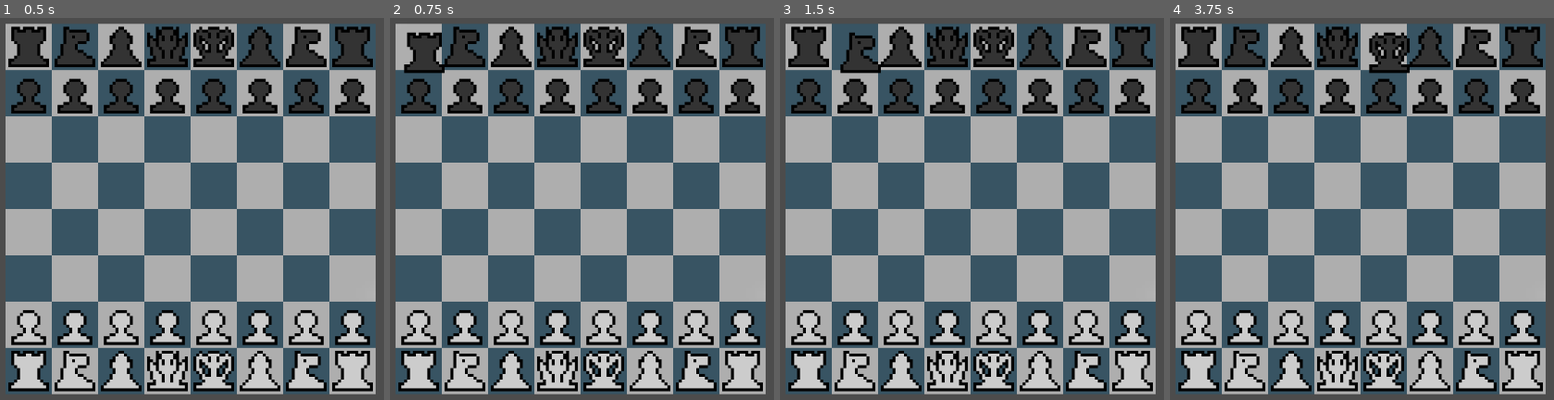
Above: before the commit, frames 1-4 (left to right).
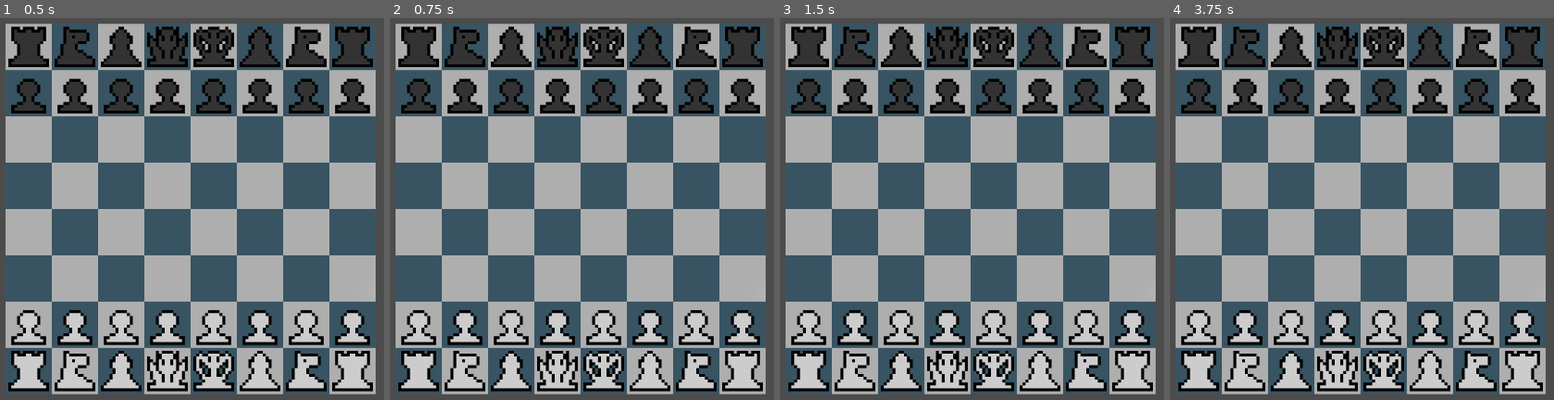
Above: after the commit, the same moments.

Repository: sbacon-/gdScript-chess
Game: Godot game, scene res://Main.tscn
Same seed, same stepped clock (60 frames per second), same inputs: the game is played once before the commit and once after it.
Inputs (mouse positions are in pixels of both pictures, inside the frame that each line leads up to):
- Up to frame 1 (0.5 s): no input
- Up to frame 2 (0.75 s): tap Enter at 0.5 s; move the mouse to (416, 48) at 0.52 s; click (416, 48) at 0.67 s
- Up to frame 3 (1.5 s): tap Space at 1.25 s; move the mouse to (856, 48) at 1.27 s; click (856, 48) at 1.42 s
- Up to frame 4 (3.75 s): tap Enter at 2, 3.5 s; move the mouse to (1292, 48) at 2.02 s; click (1292, 48) at 2.17 s; tap Space at 2.75 s; move the mouse to (1338, 48) at 2.77 s; click (1338, 48) at 2.92 s; move the mouse to (1385, 48) at 3.52 s; click (1385, 48) at 3.67 s

Frame 1 is identical in both runs. In frame 2, 0.9% of the frame differs, in the area x 2-15%, y 2-15%; in frame 3, 0.8%; in frame 4, 1.0%, in the area x 50-63%, y 2-15%.

Commit message:
Added turn tracking and calculating legal moves

Diff:
--- a/GlobalVars.gd
+++ b/GlobalVars.gd
@@ -1,11 +1,14 @@
 extends Node
 
 enum {KING,QUEEN,BISHOP,KNIGHT,ROOK,PAWN}
-enum {BLACK, WHITE}
+enum {WHITE, BLACK}
 
-export (PackedScene) var piece
+export (PackedScene) var pieceScene
 
-export (Array, PackedScene) var createdPieces
+export (Array, PackedScene) var pieces
+
+const files = "abcdefgh"
+const ranks = [1,2,3,4,5,6,7,8]
 
 var g_spriteWidth = 16;
 var g_boardWidth = g_spriteWidth*8;
@@ -17,38 +20,25 @@
 
 func parseCoordinate(coord):
 	var v2 = Vector2.ZERO
-	match[coord[0]]:
-		["a"]:v2.x=g_spriteWidth*0*g_scale
-		["b"]:v2.x=g_spriteWidth*1*g_scale
-		["c"]:v2.x=g_spriteWidth*2*g_scale
-		["d"]:v2.x=g_spriteWidth*3*g_scale
-		["e"]:v2.x=g_spriteWidth*4*g_scale
-		["f"]:v2.x=g_spriteWidth*5*g_scale
-		["g"]:v2.x=g_spriteWidth*6*g_scale
-		["h"]:v2.x=g_spriteWidth*7*g_scale
+	v2.x = files.find(coord[0])*g_spriteWidth*g_scale
 	v2.y = -(int(coord[1])-1)*g_spriteWidth*g_scale
 	v2+=Vector2(-1,1)*g_boardWidth/2*g_scale
 	v2+=Vector2(1,-1)*g_spriteWidth/2*g_scale
-
 	return v2
 
-
+func convertIndex(f,r):
+	if(f<0 or f>7) or (r<0 or r>7): return ""
+	return files[f]+String(ranks[r])
 
 func getNearestSquare(mouse):
 	mouse-=get_viewport().size/2
-	var minDistance = g_spriteWidth*g_scale;
-	var result = ""
-	for r in range(1,9):
-		for f in "abcdefgh":
-			var dist = parseCoordinate(f+String(r)).distance_to(mouse)
-			if dist < minDistance:
-				minDistance = dist
-				result = f+String(r)
-	return result
+	mouse/=g_spriteWidth*g_scale
+	mouse+=Vector2.ONE*g_scale
+	if (mouse.x>8 or mouse.y>8) or (mouse.x<0 or mouse.y<0): return ""
+	return convertIndex(int(mouse.x),ranks.size()-int(mouse.y)-1)
 
 func parseFEN(fen):
-	var files = "abcdefgh"
-	var pieces = "KQBNRP"
+	var pieceSTR = "KQBNRP"
 	var arr = fen.split('/')
 	var rank=8
 	for a in arr:
@@ -65,16 +55,22 @@
 				color=WHITE
 			if (c == c.to_lower()):
 				color=BLACK
-			type = pieces.find(c.to_upper())
-			pos = files[file-1]+String(rank)
+			type = pieceSTR.find(c.to_upper())
+			pos = convertIndex(file-1,rank-1)
 			createPiece(color,type,pos);
 			file+=1
 		rank-=1
 
 func createPiece(color,type,pos):
-	var p = piece.instance()
-	p.setPieceColor(color)
+	var p = pieceScene.instance()
+	p.setColor(color)
 	p.setPieceType(type)
-	p.position = GlobalVars.parseCoordinate(pos)
+	p.position = parseCoordinate(pos)
 	p.occupiedSquare = pos
-	createdPieces.push_back(p)
+	pieces.push_back(p)
+
+func isSquareOccupied(query):
+	for piece in pieces:
+		if piece.occupiedSquare == query:
+			return piece
+	return null
--- a/GlobalVars.tscn
+++ b/GlobalVars.tscn
@@ -5,4 +5,4 @@
 
 [node name="GlobalVars" type="Node"]
 script = ExtResource( 1 )
-piece = ExtResource( 2 )
+pieceScene = ExtResource( 2 )
--- a/Main.gd
+++ b/Main.gd
@@ -1,9 +1,24 @@
 extends Node2D
 
+var activePlayer = GlobalVars.WHITE
+
 func _ready():
-	setupBoard()
+	setupBoard("rnbqkbnr/pppppppp/8/8/8/8/PPPPPPPP/RNBQKBNR")
 
-func setupBoard():
-	GlobalVars.parseFEN("rnbqkbnr/pppppppp/8/8/8/8/PPPPPPPP/RNBQKBNR");
-	for piece in GlobalVars.createdPieces:
+func setupBoard(fen):
+	GlobalVars.parseFEN(fen);
+	for piece in GlobalVars.pieces:
 		add_child(piece)
+		piece.connect("pieceMoved",self,"_on_Piece_Moved")
+	setPlayerTurn(GlobalVars.WHITE)
+
+func setPlayerTurn(globalColor):
+	activePlayer = globalColor
+	for piece in GlobalVars.pieces:
+		if piece.getColor() == globalColor: piece.set_process(true)
+		else: piece.set_process(false)
+
+func _on_Piece_Moved():
+	if activePlayer == GlobalVars.WHITE : activePlayer=GlobalVars.BLACK
+	else: activePlayer = GlobalVars.WHITE
+	setPlayerTurn(activePlayer)
--- a/Piece.gd
+++ b/Piece.gd
@@ -2,12 +2,25 @@
 
 export (Array, Texture) var textures
 
+signal pieceMoved
+
 var pieceType = GlobalVars.PAWN
 var pieceColor = GlobalVars.WHITE
 var clicked = false
+var protected = false
 var occupiedSquare = "e2"
+var targetSquare = ""
 
 func _process(_delta):
+	handleMovement()
+
+func on_click():
+	clicked = true
+
+func on_click_released():
+	clicked = false
+
+func handleMovement():
 	if(clicked):
 		position=get_viewport().get_mouse_position()
 		position.x -= get_viewport_rect().size.x/2
@@ -15,31 +28,14 @@
 		position.x += GlobalVars.g_spriteWidth/2
 		position.y += GlobalVars.g_spriteWidth/2
 		z_index = 1;
-		var target = GlobalVars.getNearestSquare(get_viewport().get_mouse_position())
-		if !target.empty():
-			occupiedSquare=target;
-	else:
+		targetSquare = GlobalVars.getNearestSquare(get_viewport().get_mouse_position())
+	elif targetSquare!="":
+		if calculateLegalMoves().find(targetSquare)!=-1:
+			occupiedSquare=targetSquare
+			emit_signal("pieceMoved")
+		targetSquare = ""
 		position = GlobalVars.parseCoordinate(occupiedSquare)
 		z_index = 0;
-
-func on_click():
-	clicked = true
-
-func on_click_released():
-	clicked = false
-
-func setPieceType(p):
-	pieceType = p
-	updateSprite()
-
-func getPieceType():
-	return pieceType
-
-func setPieceColor(c):
-	pieceColor = c
-
-func getPieceColor():
-	return pieceColor
 
 func updateSprite():
 	var c
@@ -55,6 +51,85 @@
 	texture.create_from_image(i,1)
 	$Sprite.texture = texture
 
+func calculateLegalMoves():
+	var moves = []
+	var file = GlobalVars.files.find(occupiedSquare[0])
+	var rank = GlobalVars.ranks.find(int(occupiedSquare[1]))
+	var current=""
+	var occupant=null
+	var pattern = [[0,0]]
+	var extendedMovement = false
+	match[pieceType]:
+		[GlobalVars.KING]:
+			pattern += [[1,1],[1,-1],[-1,1],[-1,-1]]
+			pattern += [[0,1],[0,-1],[-1,0],[1,0]]
+		[GlobalVars.QUEEN]:
+			pattern += [[1,1],[1,-1],[-1,1],[-1,-1]]
+			pattern += [[0,1],[0,-1],[-1,0],[1,0]]
+			extendedMovement = true
+		[GlobalVars.BISHOP]:
+			pattern += [[1,1],[1,-1],[-1,1],[-1,-1]]
+			extendedMovement = true
+		[GlobalVars.KNIGHT]:
+			pattern += [[2,1],[2,-1],[1,2],[1,-2],[-1,2],[-1,-2],[-2,1],[-2,-1]]
+		[GlobalVars.ROOK]:
+			pattern += [[0,1],[0,-1],[-1,0],[1,0]]
+			extendedMovement = true
+		[GlobalVars.PAWN]:
+			if getColor() == GlobalVars.WHITE:
+				pattern += [[0,1]]
+				if occupiedSquare[1]=="2": pattern += [[0,2]]
+				#ATTACK DIAGONALLY
+				current = GlobalVars.convertIndex(file-1,rank+1)
+				occupant = GlobalVars.isSquareOccupied(current)
+				if current != "" and occupant != null and occupant.getColor() != getColor(): moves.push_back(current)
+				current = GlobalVars.convertIndex(file+1,rank+1)
+				occupant = GlobalVars.isSquareOccupied(current)
+				if current != "" and occupant != null and occupant.getColor() != getColor(): moves.push_back(current)
+			else:
+				pattern += [[0,-1]]
+				if occupiedSquare[1]=="7": pattern += [[0,-2]]
+				#ATTACK DIAGONALLY
+				current = GlobalVars.convertIndex(file-1,rank-1)
+				occupant = GlobalVars.isSquareOccupied(current)
+				if current != "" and occupant != null and occupant.getColor() != getColor(): moves.push_back(current)
+				current = GlobalVars.convertIndex(file+1,rank-1)
+				occupant = GlobalVars.isSquareOccupied(current)
+				if current != "" and occupant != null and occupant.getColor() != getColor(): moves.push_back(current)
+	if !extendedMovement:
+		for pat in pattern:
+			current = GlobalVars.convertIndex(file+pat[0],rank+pat[1])
+			occupant = GlobalVars.isSquareOccupied(current)
+			if(current!="" and occupant==null):moves.push_back(current)
+			elif(occupant!=null and occupant.getColor()!=getColor()): moves.push_back(current)
+	else:
+		for patCurrent in pattern:
+			current=occupiedSquare
+			occupant=null
+			var pat = [patCurrent[0],patCurrent[1]]
+			while(occupant==null and current!=""):
+				current = GlobalVars.convertIndex(file+pat[0],rank+pat[1])
+				occupant = GlobalVars.isSquareOccupied(current)
+				if(current!="" and occupant==null):moves.push_back(current)
+				elif(occupant!=null and occupant.getColor()!=getColor()): moves.push_back(current)
+				pat[0]+=patCurrent[0]
+				pat[1]+=patCurrent[1]
+	print(moves)
+	return moves
+
+func setPieceType(p):
+	pieceType = p
+	updateSprite()
+
+func setColor(c):
+	pieceColor = c
+
+func getPieceType():
+	return pieceType
+
+func getColor():
+	return pieceColor
+
 func _on_Area2D_input_event(_viewport, event, _shape_idx):
 	if event is InputEventMouseButton \
 	and event.button_index == BUTTON_LEFT \
